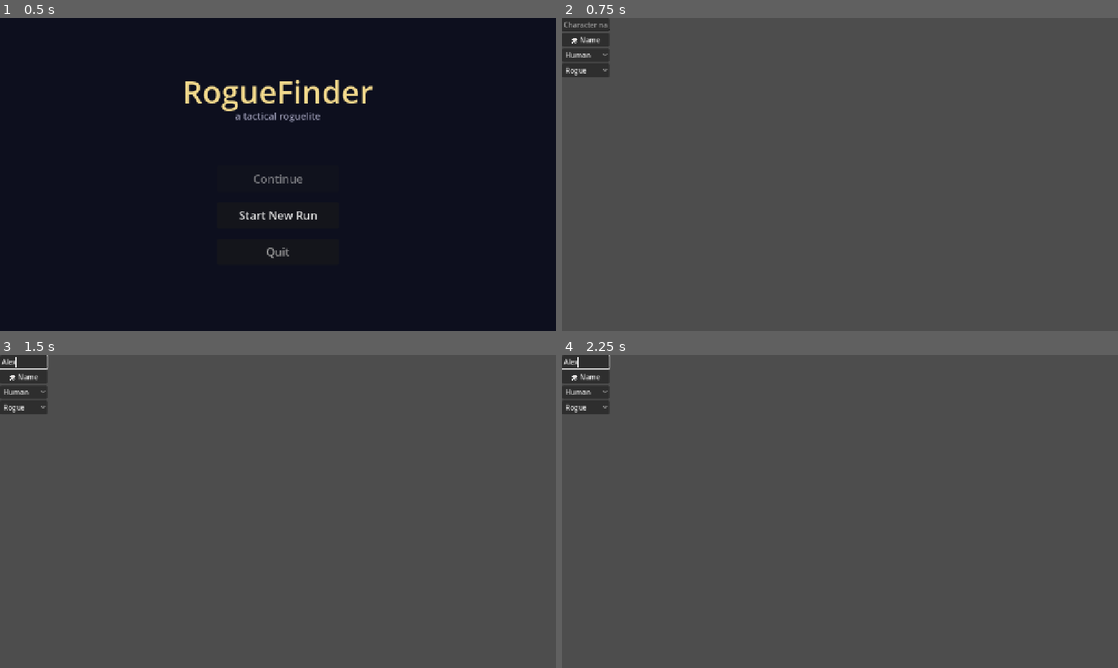
Above: before the commit, frames 1-4 (two rows, left to right).
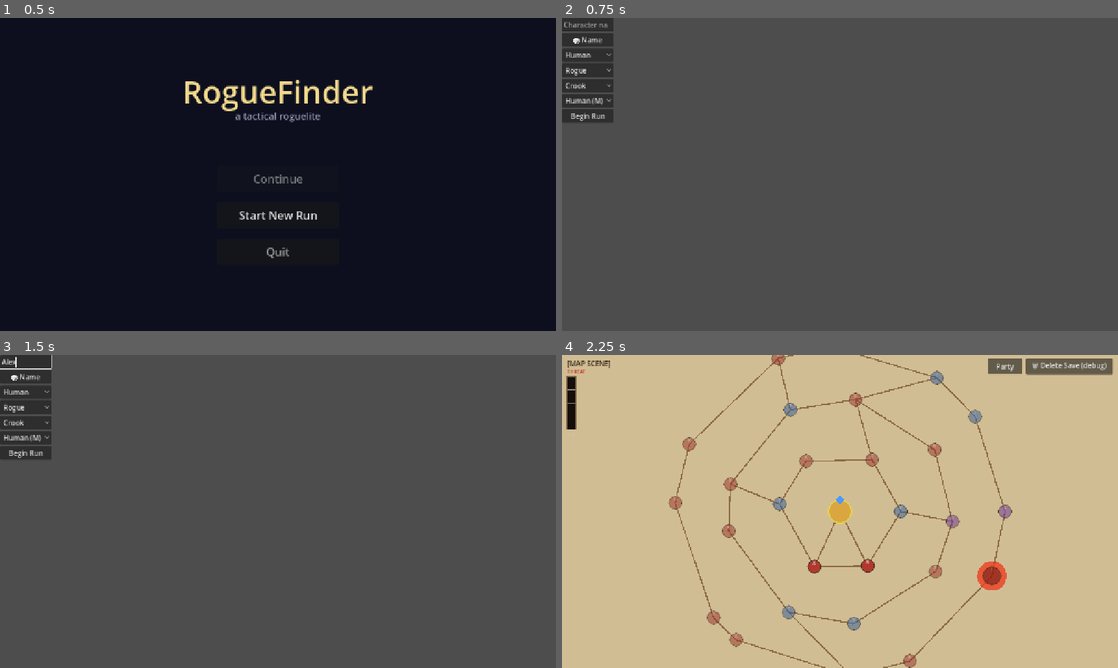
Above: after the commit, the same moments.

Repository: caleb-the-dev/RogueFinder
Game: Godot game, scene res://main.tscn
The game is run twice, just before and just after one commit, with the same random seed, the same clock (stepped at 60 frames per second) and the same inputs.
Inputs (mouse positions are in pixels of both pictures, inside the frame that each line leads up to):
- Up to frame 1 (0.5 s): no input
- Up to frame 2 (0.75 s): click "Start New Run" at 0.5 s
- Up to frame 3 (1.5 s): click (22, 361) at 1.27 s; type "Alex" at 1.35 s
- Up to frame 4 (2.25 s): click (589, 452) at 2 s, where only the run after the commit has a clickable "Begin Run"

Frame 1 is identical in both runs. In frame 2, 1.3% of the frame differs, in the area x 0-10%, y 0-34%; in frame 3, 1.3%; in frame 4, 99%, in the area x 0-100%, y 0-100%.
Error before the commit: Invalid access to property or key 'display_name' on a base object of type 'Resource (BackgroundData)'. (res://scripts/ui/CharacterCreationManager.gd:38)

Commit message:
fix(creation): use correct field names for BackgroundData/PortraitData in _load_data()

Diff:
--- a/rogue-finder/scripts/ui/CharacterCreationManager.gd
+++ b/rogue-finder/scripts/ui/CharacterCreationManager.gd
@@ -35,10 +35,10 @@
 		_class_display.append(c.display_name)
 	for b in BackgroundLibrary.all_backgrounds():
 		_bg_ids.append(b.background_id)
-		_bg_display.append(b.display_name)
+		_bg_display.append(b.background_name)
 	for p in PortraitLibrary.all_portraits():
 		_portrait_ids.append(p.portrait_id)
-		_portrait_display.append(p.display_name)
+		_portrait_display.append(p.portrait_name)
 
 func _build_ui() -> void:
 	var vbox := VBoxContainer.new()
